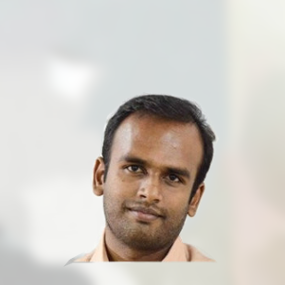
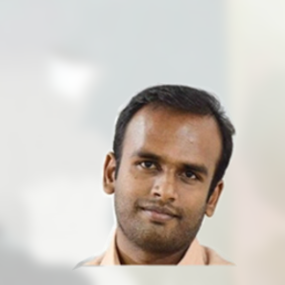
Layer changes from the first 285 x 285 image to the second:
painted on "Capa pegada" over (63, 82, 239, 271)
